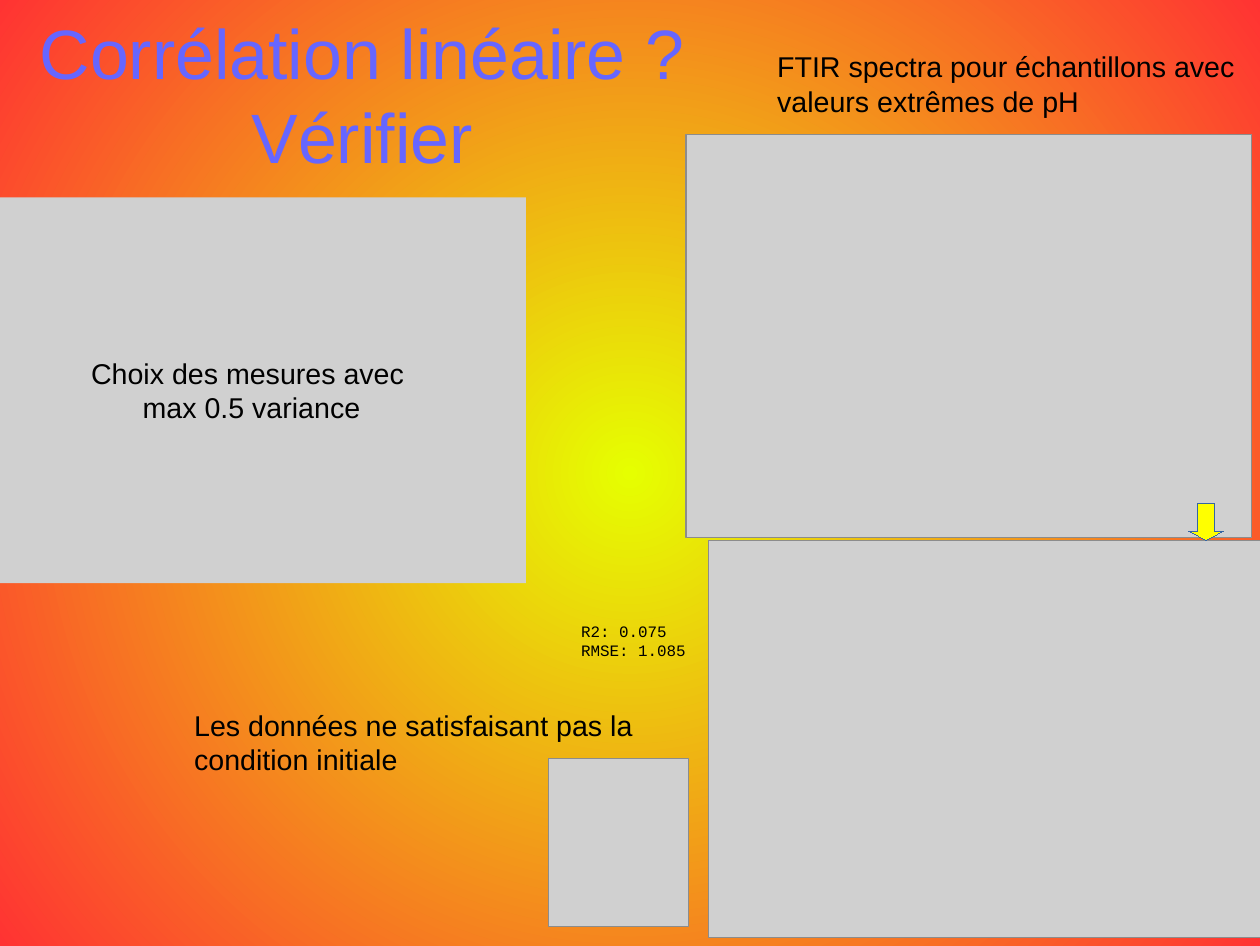
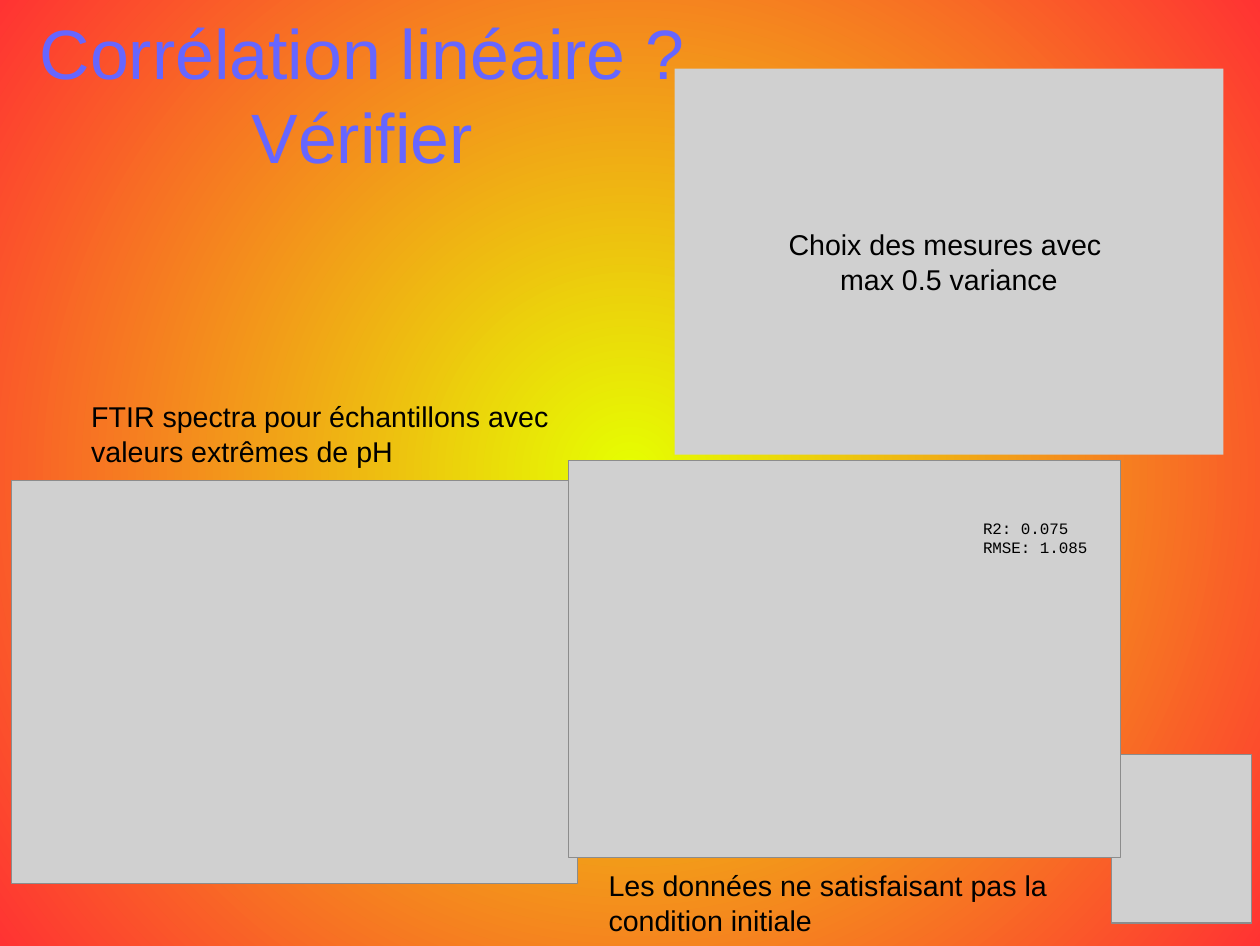
Before and after one commit to opsabarsec/African-soil-chemistry, a slide deck: slide 22 of documents/P7_presentation.odp. Drawn at 1260x946 pixels with LibreOffice and Linux fonts; fonts in the diff are those of the drawing; grey boxes stand for pictures. Boxes give left, top, right and bottom in pixels: in the first picture for what was removed or moved away, otherwise in the second. Text is boxed around its words. In the diff, an @@ line names an element or a change of style, - is before the commit and + after.

```diff
--- a/documents/P7_presentation.odp
+++ b/documents/P7_presentation.odp
@@ picture "Choix des mesures avec": place and size @@
-picture "Choix des mesures avec" at (686,135,1252,537)
+picture "Choix des mesures avec" at (675,69,1223,454)
@@ text in picture at (789,234,1101,291): text added @@
+Choix des mesures avec
+max 0.5 variance
@@ text in picture at (91,363,404,419): text removed @@
-Choix des mesures avec
-max 0.5 variance
@@ text "FTIR spectra pour échantillons avec ...": place and size @@
-text "FTIR spectra pour échantillons avec ..." at (777,56,1234,117)
+text "FTIR spectra pour échantillons avec ..." at (91,406,548,467)
@@ picture: place and size @@
-picture at (709,541,1260,938)
+picture at (569,461,1121,858)
@@ picture: place and size @@
-picture at (0,198,526,583)
+picture at (11,480,577,883)
@@ down arrow removed at (1189,503,1223,541) @@
@@ text "R2: 0.075": place and size @@
-text "R2: 0.075" at (581,626,685,656)
+text "R2: 0.075" at (983,523,1087,553)
@@ picture: place and size @@
-picture at (549,758,688,926)
+picture at (1111,755,1251,923)
@@ text "Les données ne satisfaisant pas ...": place and size @@
-text "Les données ne satisfaisant pas ..." at (194,715,632,771)
+text "Les données ne satisfaisant pas ..." at (609,875,1047,932)
```
Also in this commit, not shown: 4 other slides changed, 6 other files.
